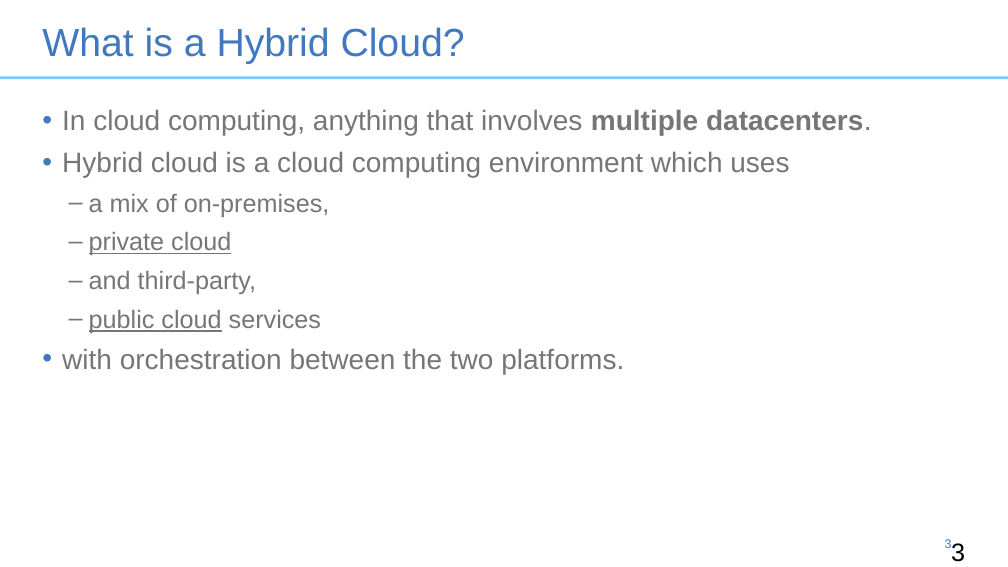
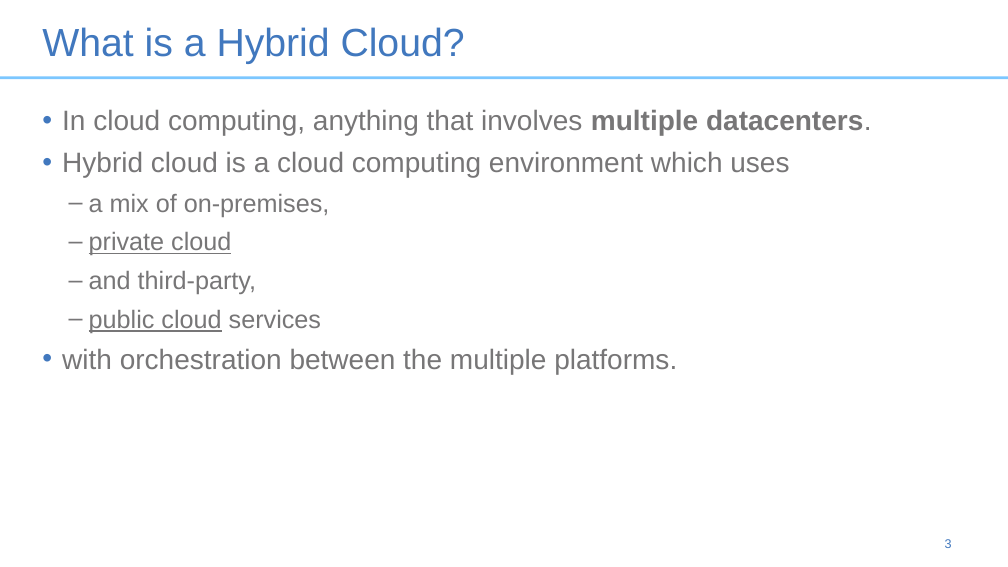
Before and after one commit to bhajian/talks, a slide deck: slide 3 of Tech-connect.ppt. Drawn at 1008x567 pixels with LibreOffice and Linux fonts; fonts in the diff are those of the drawing. Boxes give left, top, right and bottom in pixels: in the first picture for what was removed or moved away, otherwise in the second. Text is boxed around its words. In the diff, an @@ line names an element or a change of style, - is before the commit and + after.

```diff
--- a/Tech-connect.ppt
+++ b/Tech-connect.ppt
@@ text at <box>62,348,677,374</box>: text changed @@
-• with orchestration between the two platforms.
+• with orchestration between the multiple platforms.
@@ page number removed at <box>945,539,952,548</box> @@
-3
```
Also in this commit, not shown: 6 other slides changed, 1 slide added, 1 slide removed.
